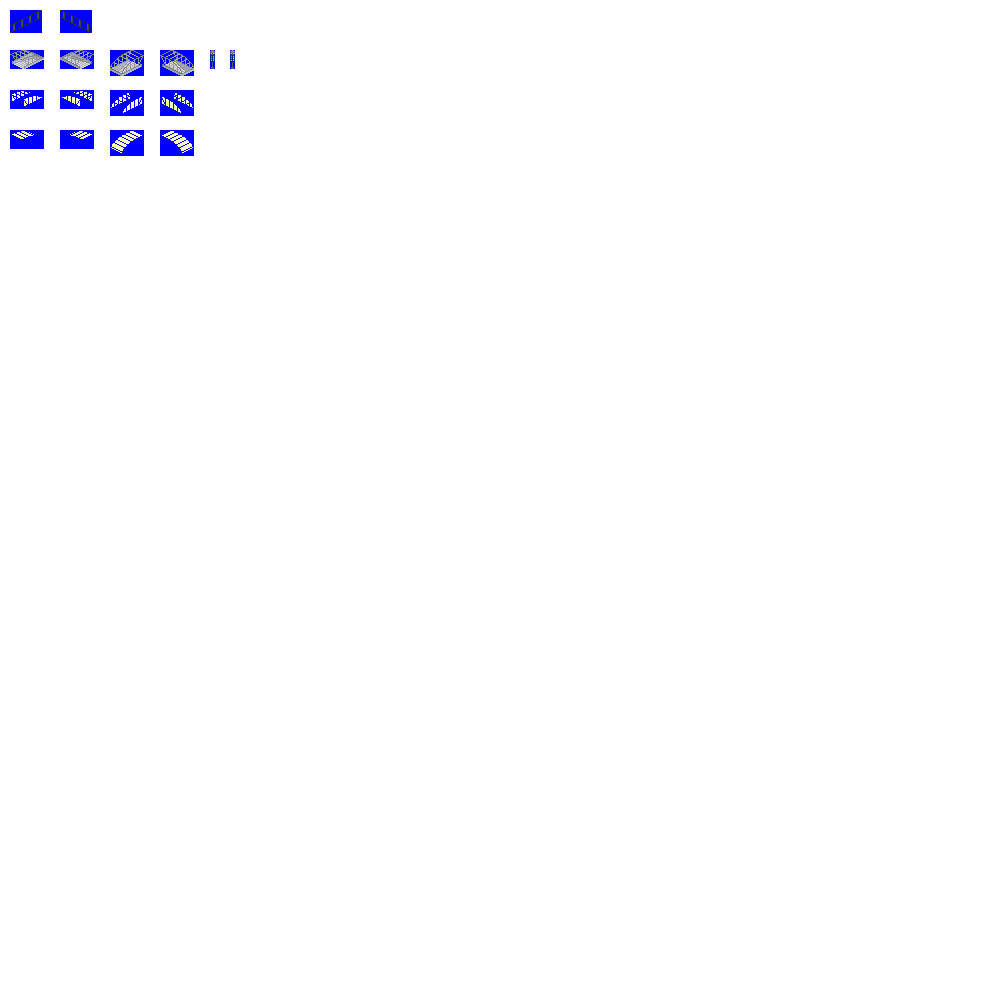
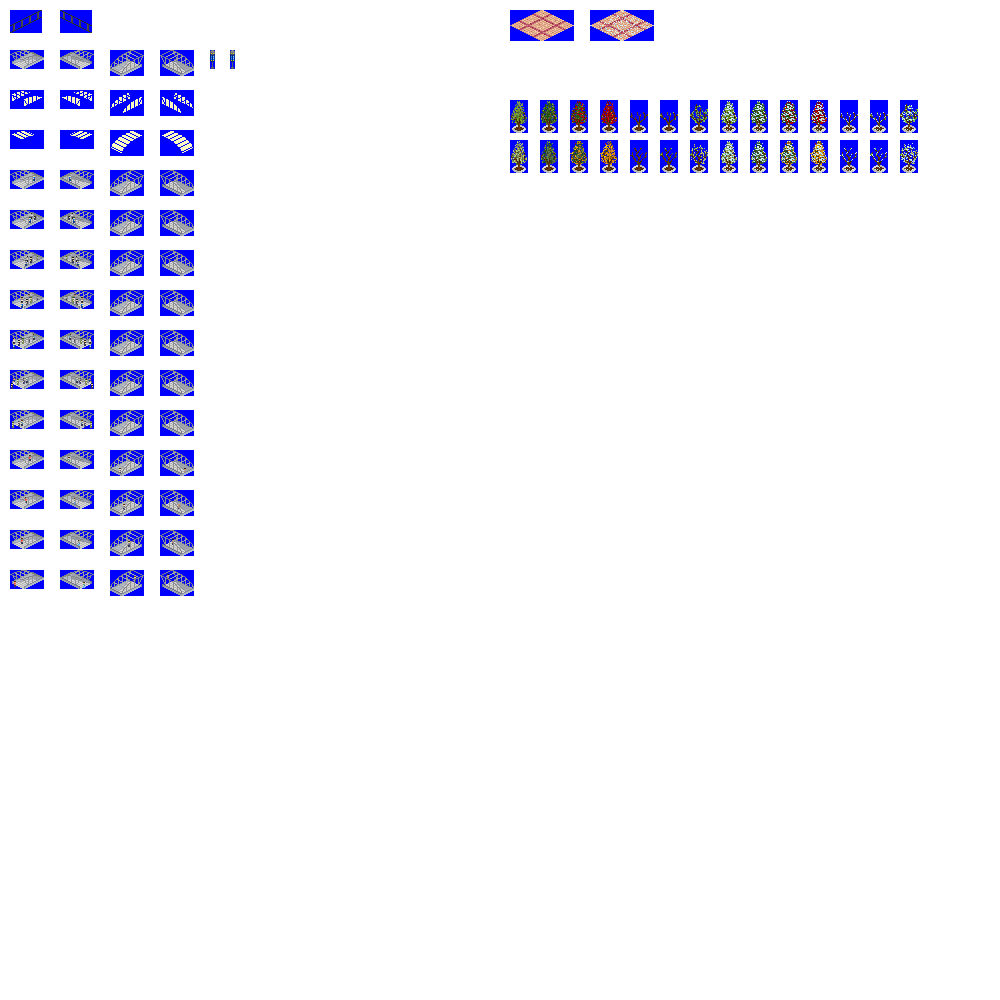
Layer changes from the first w=1000, h=1000 image to the second:
painted on "layer2" over [10, 165, 582, 593]
painted on "layer1" over [11, 10, 917, 588]
painted on "sprites" over [12, 10, 918, 596]
painted on "배경" over [10, 10, 918, 596]
